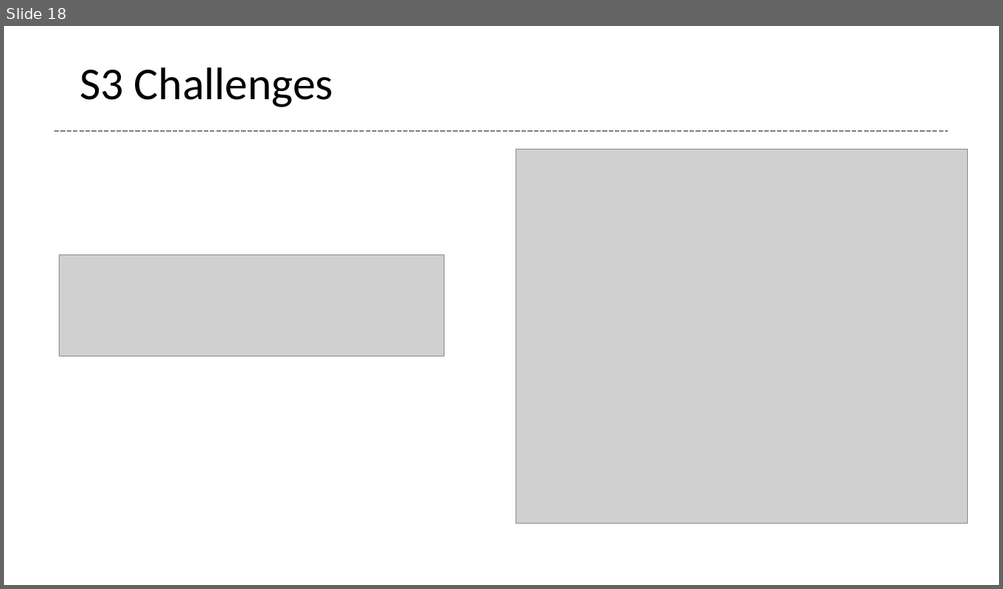
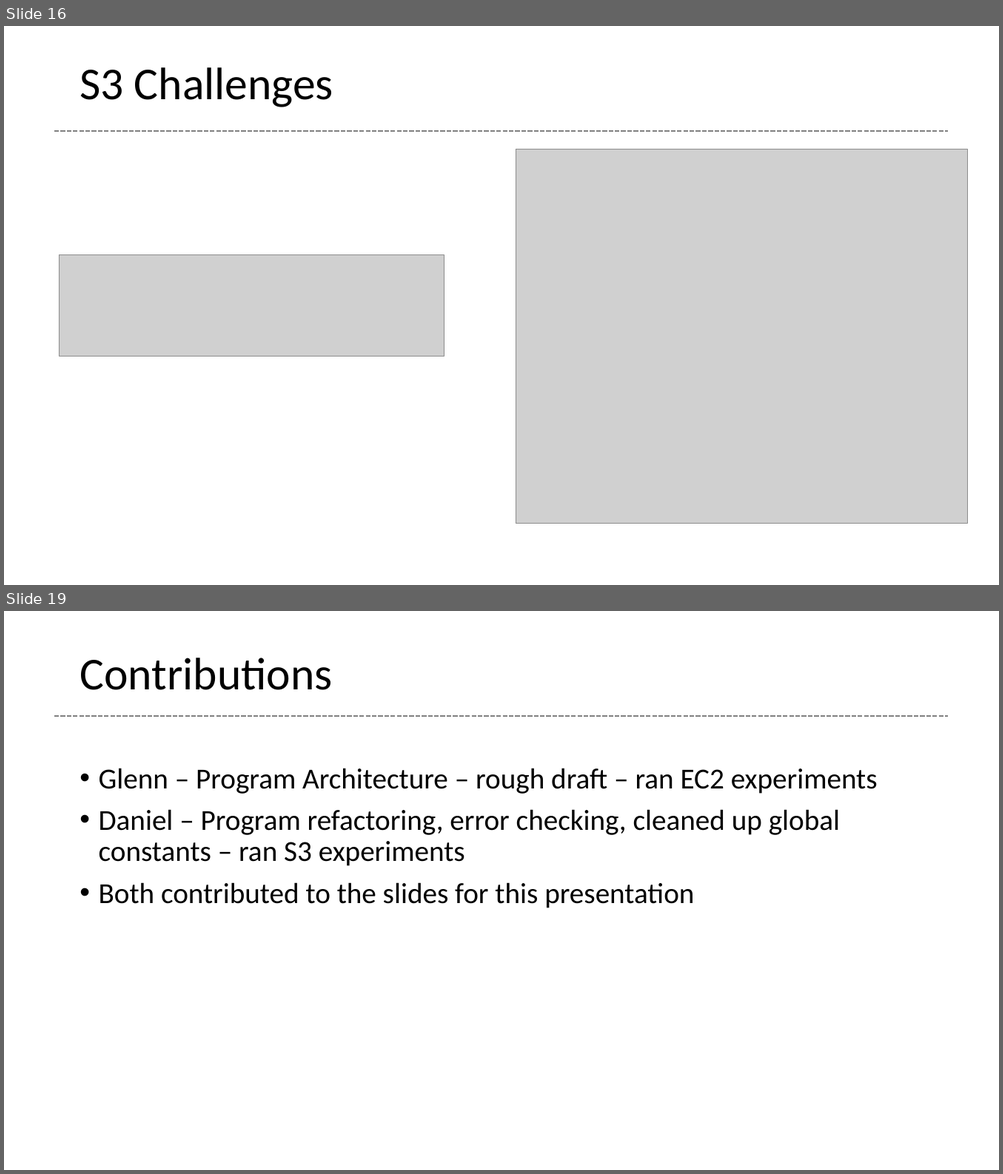
Before and after one commit to glenntu15/BuildVoterDatabase, a slide deck: Proj_presentation.pptx. Shown one above the other, each under a label of ours: slide 18 before the commit, slides 16 and 19 after it; the slides between them are not shown. The pictures are 1003x589 and 1003x1174 pixels, drawn with LibreOffice and Linux fonts; fonts in the diff are those of the drawing; grey boxes stand for pictures. Boxes give left, top, right and bottom in pixels: in the first picture for what was removed or moved away, otherwise in the second. Text is boxed around its words. In the diff, an @@ line names an element or a change of style, - is before the commit and + after.

```diff
--- a/Proj_presentation.pptx
+++ b/Proj_presentation.pptx
@@ slide 19 added at [4, 611, 999, 1170], background #FFFFFF @@
@@ title added at [79, 658, 332, 690], 44 pt, text #000000 @@
+Contributions
@@ line added from (54, 716) to (948, 716), #808080 1.5 pt dashed @@
@@ text added at [99, 768, 877, 908], 28 pt, text #000000 @@
+• Glenn – Program Architecture – rough draft – ran EC2 experiments
+• Daniel – Program refactoring, error checking, cleaned up global constants – ran S3 experiments
+• Both contributed to the slides for this presentation
@@ what was slide 18 is now slide 16 @@
```
Also in this commit, not shown: 5 slides changed, 1 other slide added, 1 slide removed.
